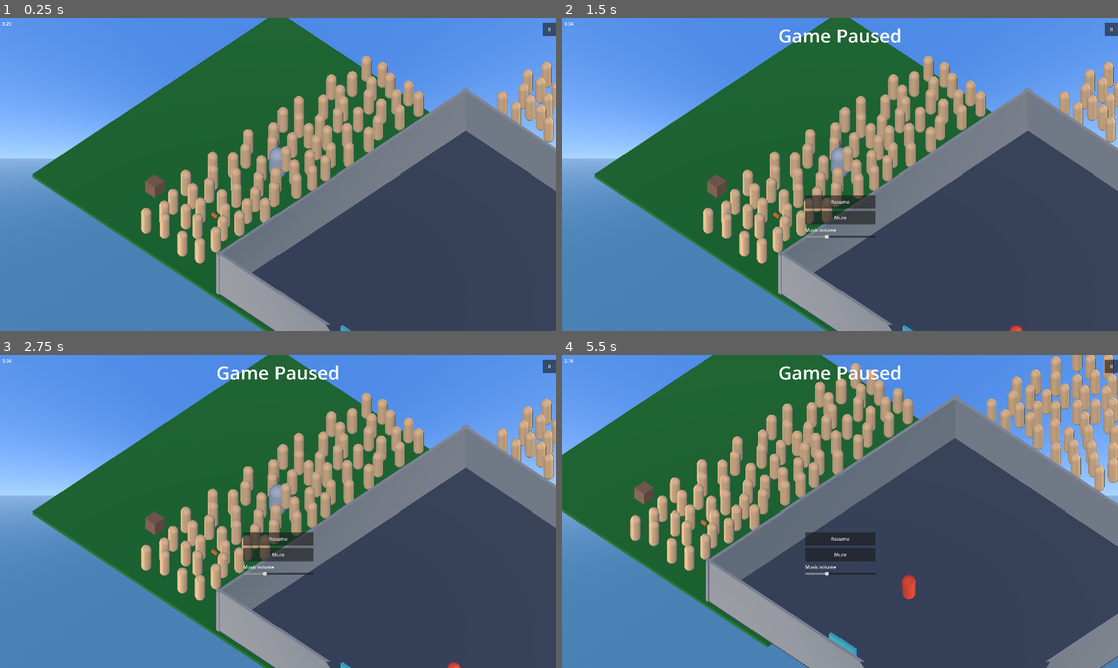
Above: before the commit, frames 1-4 (two rows, left to right).
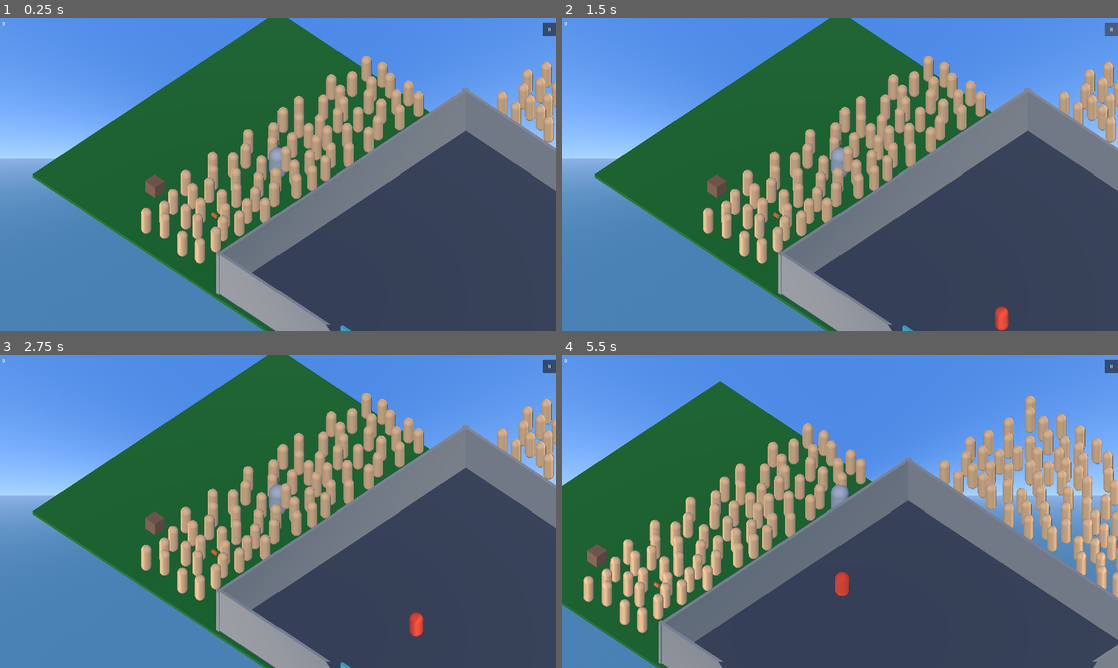
Above: after the commit, the same moments.

Repository: allemansratten/bigmode-2026
Game: Godot game, scene res://scenes/Game.tscn
Same seed, same stepped clock (60 frames per second), same inputs: the game is played once before the commit and once after it. Sound files missing from this copy of the repository are replaced by a short silence.
Inputs (mouse positions are in pixels of both pictures, inside the frame that each line leads up to):
- Up to frame 1 (0.25 s): no input
- Up to frame 2 (1.5 s): click "II" at 0.5 s; click "Resume" (after the commit: "II") at 1.25 s
- Up to frame 3 (2.75 s): click (278, 555) at 2 s, where only the run before the commit has a clickable "Mute"
- Up to frame 4 (5.5 s): tap Enter at 2.75 s; move the mouse to (962, 495) at 2.77 s; press the mouse at (962, 495) at 2.78 s; hold D (move_right) 2.78-3.53 s; move the mouse to (728, 527) at 3.52 s; release the mouse at (728, 527) at 3.53 s; hold S (move_back) 3.53-4.28 s; right-click (728, 527) at 3.6 s; move the mouse to (895, 442) at 4.27 s; hold D (move_right) 4.28-5.03 s; tap Space (dash) at 4.35 s; move the mouse to (812, 574) at 5.02 s; hold W (move_forward) from 5.03 s (still down); tap U (increase_excitement) at 5.1 s

The runs differ from the first frame. In frame 1, less than 0.1% of the frame differs, in the area x 0-2%, y 1-3%; in frame 2, 1.8%; in frame 3, 1.8%; in frame 4, 58%, in the area x 0-100%, y 0-100%.
Error after the commit: Parse Error: Preload file "res://scenes/enemies/RangedEnemy.tscn" does not exist. (res://scripts/core/game.gd:52)

Commit message:
Update TODO list

Diff:
--- a/scenes/enemies/Enemy.tscn
+++ b/scenes/enemies/Enemy.tscn
@@ -36,7 +36,7 @@
 
 [node name="ChaseMovementBehaviour" type="Node" parent="." unique_id=2012538740]
 script = ExtResource("2_chase")
-move_speed = 3.5
+move_speed = 2.5
 max_chase_distance = 30.0
 rotation_speed = 8.0
 
--- a/scenes/rooms/ExampleRoom.tscn
+++ b/scenes/rooms/ExampleRoom.tscn
@@ -9,6 +9,7 @@
 [ext_resource type="PackedScene" path="res://scenes/crowd/PeopleSpawner.tscn" id="7_spawner"]
 [ext_resource type="PackedScene" uid="uid://enemy001" path="res://scenes/enemies/Enemy.tscn" id="8_enemy"]
 [ext_resource type="PackedScene" uid="uid://enemy_spawner001" path="res://scenes/spawners/EnemySpawner.tscn" id="9_spawner"]
+[ext_resource type="PackedScene" uid="uid://ranged_enemy001" path="res://scenes/enemies/RangedEnemy.tscn" id="10_ranged"]
 
 [sub_resource type="NavigationMesh" id="NavigationMesh_room"]
 vertices = PackedVector3Array()
@@ -152,6 +153,9 @@
 [node name="TestEnemy" parent="." instance=ExtResource("8_enemy")]
 transform = Transform3D(1, 0, 0, 0, 1, 0, 0, 0, 1, 5, 0.8, 5)
 
+[node name="TestRangedEnemy" parent="." instance=ExtResource("10_ranged")]
+transform = Transform3D(1, 0, 0, 0, 1, 0, 0, 0, 1, -5, 0.8, 5)
+
 [node name="EnemySpawner" parent="." instance=ExtResource("9_spawner")]
 spawn_area_size = Vector2(18, 18)
 
--- a/scripts/core/game.gd
+++ b/scripts/core/game.gd
@@ -10,7 +10,7 @@
 
 	# Register debug commands
 	DebugConsole.register_command("timescale", "Set time scale: /timescale <multiplier>")
-	DebugConsole.register_command("spawn", "Spawn an enemy at random point: /spawn")
+	DebugConsole.register_command("spawn", "Spawn an enemy: /spawn [melee|ranged]")
 	DebugConsole.register_command("rebakenav", "Manually rebake navigation mesh: /rebakenav")
 	DebugConsole.command_entered.connect(_on_debug_command)
 
@@ -32,7 +32,7 @@
 ## Debug commands
 ####
 
-func _spawn_test_enemy() -> void:
+func _spawn_test_enemy(enemy_type: String = "melee") -> void:
 	var current_room = SceneManager.current_room
 	if not current_room:
 		DebugConsole.debug_warn("No current room")
@@ -46,11 +46,17 @@
 		DebugConsole.debug_warn("No EnemySpawner in current room")
 		return
 
-	var enemy_scene = preload("res://scenes/enemies/Enemy.tscn")
+	var enemy_scene: PackedScene
+	match enemy_type:
+		"ranged":
+			enemy_scene = preload("res://scenes/enemies/RangedEnemy.tscn")
+		"melee", _:
+			enemy_scene = preload("res://scenes/enemies/Enemy.tscn")
+
 	var enemy = spawner.spawn_at_random_point(enemy_scene)
 
 	if enemy:
-		DebugConsole.debug_log("Spawned enemy at " + str(enemy.global_position))
+		DebugConsole.debug_log("Spawned %s enemy at %s" % [enemy_type, str(enemy.global_position)])
 	else:
 		DebugConsole.debug_warn("Failed to spawn enemy")
 
@@ -79,7 +85,10 @@
 				DebugConsole.debug_warn("Usage: /timescale <multiplier>")
 
 		"spawn":
-			_spawn_test_enemy()
+			var enemy_type = "melee"
+			if args.size() > 0:
+				enemy_type = args[0].to_lower()
+			_spawn_test_enemy(enemy_type)
 
 		"rebakenav":
 			_rebake_navigation()
Not shown, changed: TODO.md
